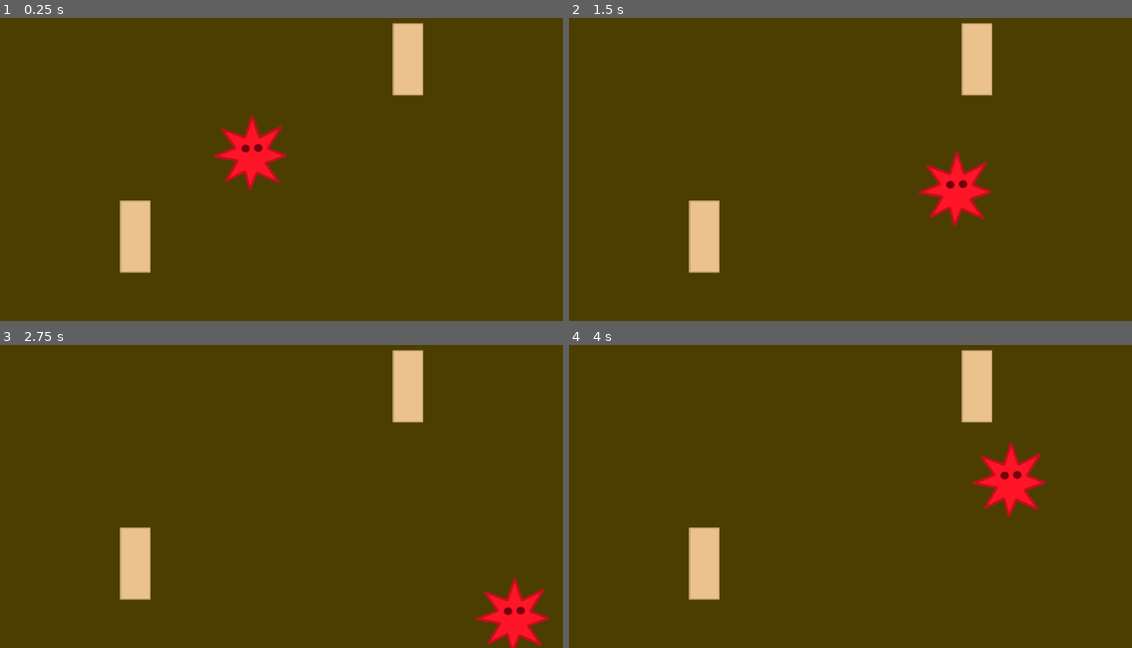
Above: before the commit, frames 1-4 (two rows, left to right).
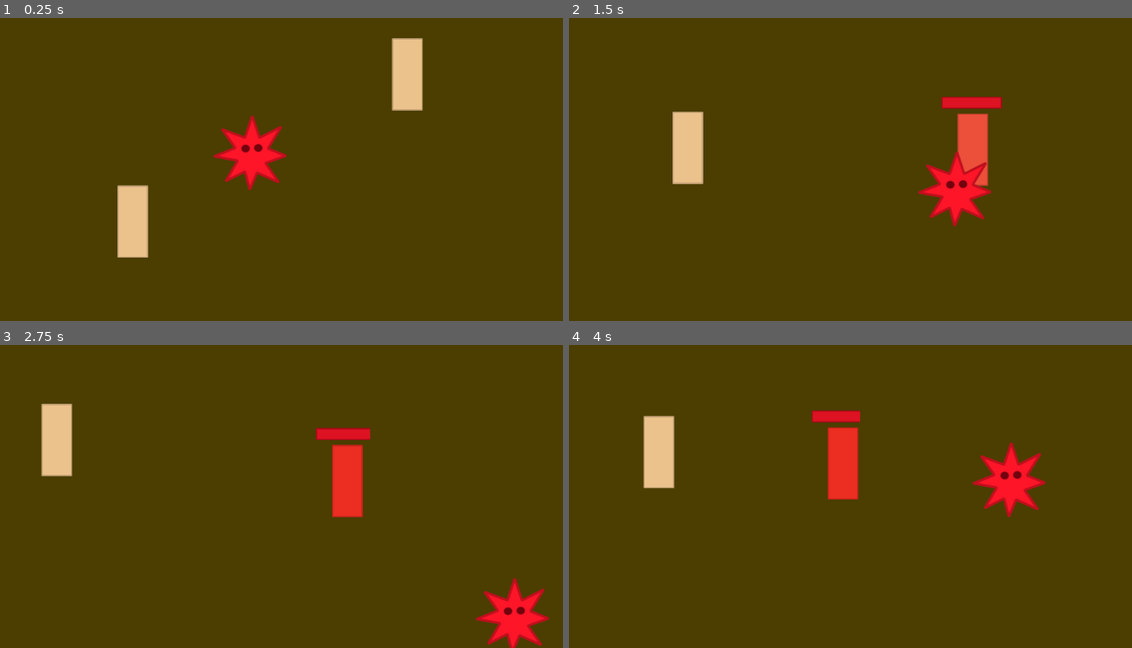
Above: after the commit, the same moments.

Repository: mariothedog/Epidemic-Simulator
Game: Godot game, scene res://Levels/Level 1.tscn
The game is run twice, just before and just after one commit, with the same random seed, the same clock (stepped at 60 frames per second) and the same inputs.
Inputs:
- Up to frame 1 (0.25 s): no input
- Up to frame 2 (1.5 s): hold D (move_right) 0.53-1.28 s; hold Space (infect) 0.53-1.28 s; hold S (move_down) from 1.28 s (still down); tap Space (infect) at 1.35 s
- Up to frame 3 (2.75 s): release S (move_down) at 2.03 s; hold D (move_right) from 2.03 s (still down); hold Space (infect) from 2.03 s (still down)
- Up to frame 4 (4 s): release D (move_right) at 2.78 s; release Space (infect) at 2.78 s; hold W (move_up) 2.78-3.53 s; tap Space (infect) at 2.85 s; hold A (move_left) from 3.53 s (still down); hold Space (infect) from 3.53 s (still down)

The runs differ from the first frame. In frame 1, 1.6% of the frame differs, in the area x 20-76%, y 1-85%; in frame 2, 5.5%; in frame 3, 5.7%, in the area x 7-76%, y 1-85%; in frame 4, 5.6%.

Commit message:
Added human AI.

Diff:
--- a/Human/Human.gd
+++ b/Human/Human.gd
@@ -1,12 +1,33 @@
 extends Area2D
+
+const SPEED = 100
 
 var health = 100
 
 var virus_damage = 0
 var infected = false
 
+onready var pos = position
+
 func _ready():
 	$"Health Bar".visible = false
+
+func _physics_process(delta):
+	_ai(delta)
+
+func _ai(delta):
+	if _stepify_vector(position, 10) == _stepify_vector(pos, 10):
+		pos = _get_random_pos()
+	var dir = position.direction_to(pos)
+	position += dir * SPEED * delta
+
+func _get_random_pos():
+	var x = rand_range(0, get_viewport_rect().size.x)
+	var y = rand_range(0, get_viewport_rect().size.y)
+	return Vector2(x, y)
+
+func _stepify_vector(vec, step):
+	return Vector2(stepify(vec.x, step), stepify(vec.y, step))
 
 func infect(damage):
 	infected = true
